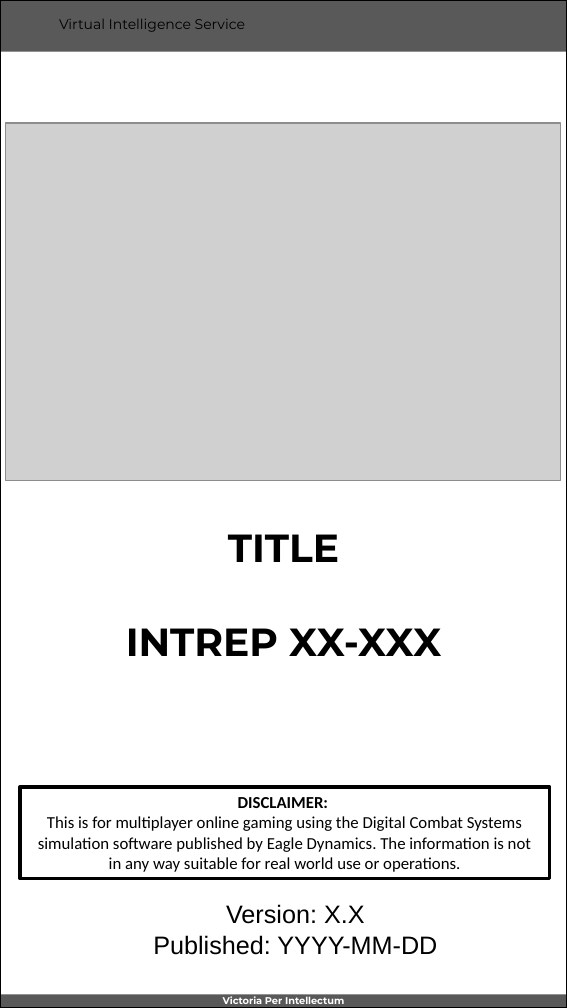
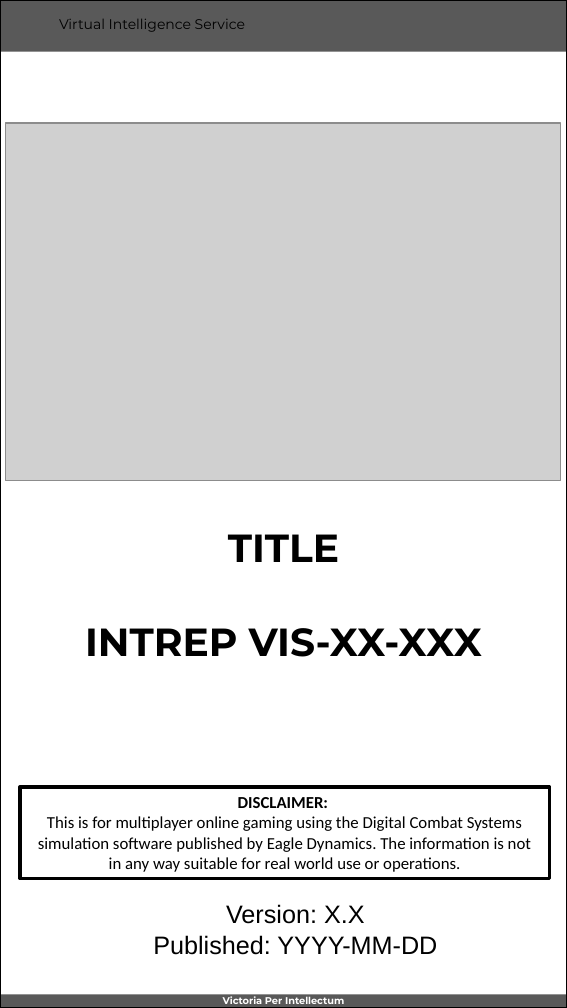
Before and after one commit to 132nd-vWing/VIS, a slide deck: slide 1 of VIS WORKSPACE/VIS INTREP template.pptx. Drawn at 567x1008 pixels with LibreOffice and Linux fonts; fonts in the diff are those of the drawing; grey boxes stand for pictures; background and template pictures are left out. Boxes give left, top, right and bottom in pixels: in the first picture for what was removed or moved away, otherwise in the second. Text is boxed around its words. In the diff, an @@ line names an element or a change of style, - is before the commit and + after.

```diff
--- a/VIS WORKSPACE/VIS INTREP template.pptx
+++ b/VIS WORKSPACE/VIS INTREP template.pptx
@@ text at [85,628,482,657]: text changed @@
-INTREP XX-XXX
+INTREP VIS-XX-XXX
```
Also in this commit, not shown: 2 other files.
